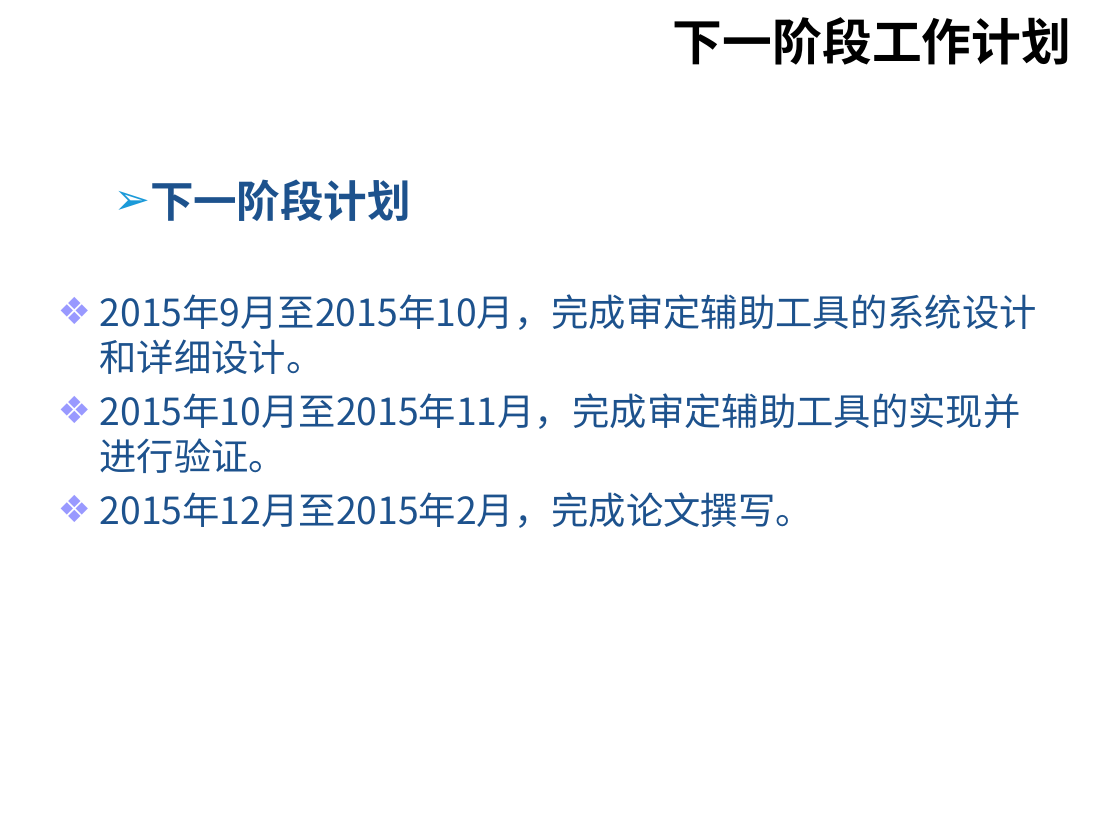
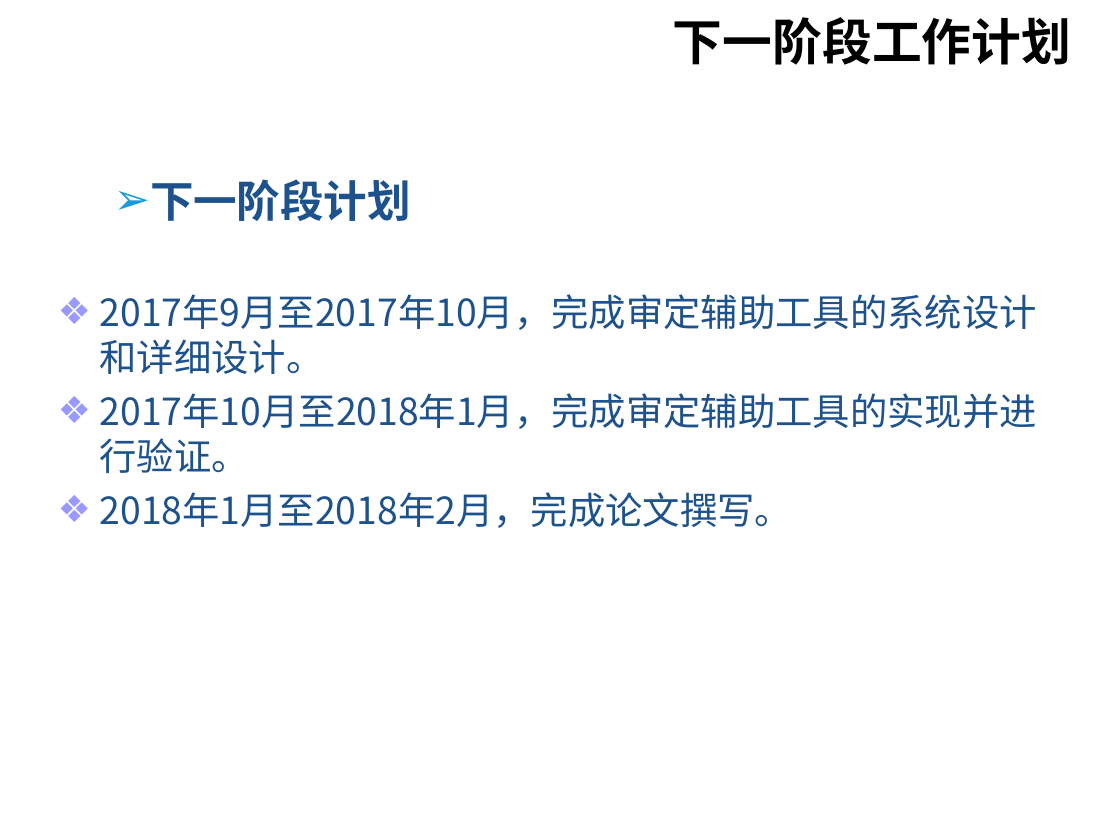
Before and after one commit to wangxydhc/for-graduate, a slide deck: slide 39 of paper/SY1506325_王鑫冶_中期检查报告.ppt (slide 37 before the commit). Drawn at 1120x840 pixels with LibreOffice and Linux fonts; fonts in the diff are those of the drawing; background and template pictures are left out. Boxes give left, top, right and bottom in pixels: in the first picture for what was removed or moved away, otherwise in the second. Text is boxed around its words. In the diff, an @@ line names an element or a change of style, - is before the commit and + after.

```diff
--- a/paper/SY1506325_王鑫冶_中期检查报告.ppt
+++ b/paper/SY1506325_王鑫冶_中期检查报告.ppt
@@ text at (x1=100, y1=294, x2=1037, y2=528): text changed @@
-❖ 2015年9月至2015年10月，完成审定辅助工具的系统设计和详细设计。
-❖ 2015年10月至2015年11月，完成审定辅助工具的实现并进行验证。
-❖ 2015年12月至2015年2月，完成论文撰写。
+❖ 2017年9月至2017年10月，完成审定辅助工具的系统设计和详细设计。
+❖ 2017年10月至2018年1月，完成审定辅助工具的实现并进行验证。
+❖ 2018年1月至2018年2月，完成论文撰写。
```
Also in this commit, not shown: 10 other slides changed, 2 slides added, 1 other file.
